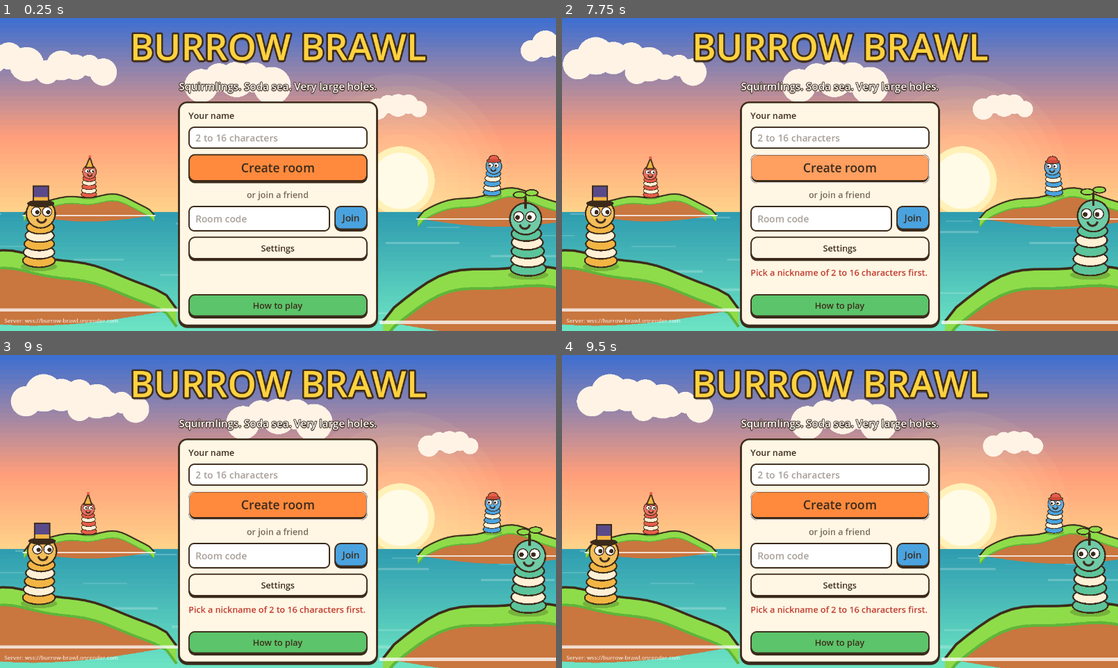
Above: before the commit, frames 1-4 (two rows, left to right).
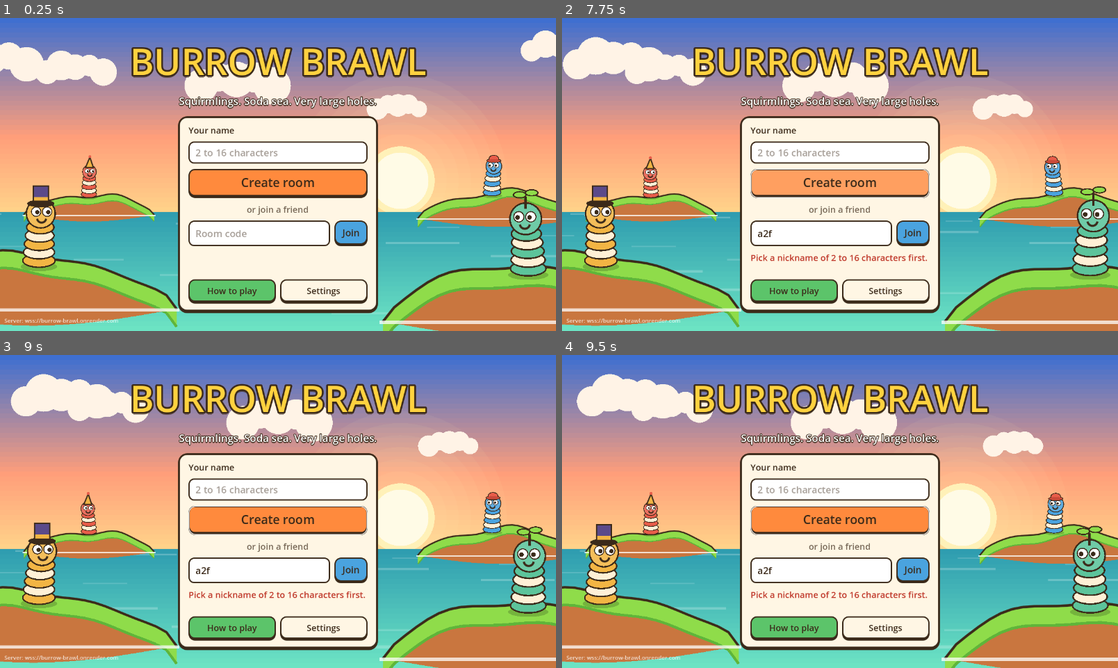
Above: after the commit, the same moments.

Repository: lucascollins-11/burrow-brawl
Game: Godot game, scene res://ui/title.tscn
Two runs of this game, one before a commit and one after it. Both use one fixed random seed, a clock stepped at 60 frames per second and the inputs below.
Inputs (mouse positions are in pixels of both pictures, inside the frame that each line leads up to):
- Up to frame 1 (0.25 s): no input
- Up to frame 2 (7.75 s): click "Settings" at 0.5 s; click "Create room" at 1.25 s; click "Back" at 2 s; tap Enter (backflip) at 2.75 s; move the mouse to (962, 158) at 2.77 s; hold D (move_right) 2.78-3.5 s; tap F (fire) at 2.85, 4.55, 6.05, 7.55 s; click (962, 158) at 2.92 s; tap Space (jump) at 3.02 s; drag from (728, 190) to (812, 237) at 3.52 s; move the mouse to (895, 105) at 4.27 s; hold D (move_right) 4.28-5 s; tap Tab (toggle_aim) at 4.35 s; click (895, 105) at 4.42 s; drag from (812, 237) to (673, 127) at 5.02 s; move the mouse to (1006, 221) at 5.77 s; hold A (move_left) 5.78-6.5 s; tap 2 (weapon_2) at 5.85 s; click (1006, 221) at 5.92 s; drag from (673, 127) to (756, 96) at 6.52 s; move the mouse to (867, 174) at 7.27 s; hold Enter (backflip) from 7.28 s (still down); tap J at 7.35 s; click (867, 174) at 7.42 s
- Up to frame 3 (9 s): release Enter (backflip) at 8 s; drag from (194, 433) to (166, 527) at 8.02 s; move the mouse to (400, 495) at 8.77 s; hold X (fuse_up) from 8.78 s (still down); tap Keypad Enter at 8.85 s; click (400, 495) at 8.92 s
- Up to frame 4 (9.5 s): keep holding X (fuse_up); tap Space (jump) at 9.02 s; tap F (fire) at 9.05 s

The runs differ from the first frame. In frame 1, 22% of the frame differs, in the area x 23-77%, y 4-100%; in frame 2, 23%; in frame 3, 23%; in frame 4, 23%.

Commit message:
Land the team's open work as one change: pause menu, weapon grid, how-to-play, Toybox Harbor, lobby map settings
Adds on top of the merged branches:
- Lobby Match card: map theme, map size, turn time and Squirmlings per team, filled from the
  server's room state; a new map seed is rolled on every start.
- Controls and HUD take the weapon list from match.start instead of a fixed table; weapons that
  need a spot on the map get a ground pick and a target ring; the fire key pops triggerable shots.
- Weapon grid shows the pressed look of the current weapon and adds tiles for server weapons it
  does not know.
- Title: How to play and Settings side by side. How-to-play page title no longer drawn twice.
- CI match plays on Picnic Atoll.

Co-Authored-By: Claude Fable 5.2 <noreply@anthropic.com>
Claude-Session: https://claude.ai/code/session_01E1XdaXQMLWPjvPzGmxNNoj

Diff:
--- a/godot/game/controls.gd
+++ b/godot/game/controls.gd
@@ -25,9 +25,11 @@
 	["fuse_up", "fuse_up"],
 	["fire", "fire_down"],
 ]
+## The weapons known before the server says otherwise. A match replaces the list with the server's
+## catalogue (see set_catalog), so new weapons need no change here.
 const WEAPONS: Array[Dictionary] = [
-	{"id": "acorn-mortar", "name": "Acorn Mortar"},
-	{"id": "fizz-grenade", "name": "Fizz Grenade"},
+	{"id": "acorn-mortar", "name": "Acorn Mortar", "needs": ["charge"]},
+	{"id": "fizz-grenade", "name": "Fizz Grenade", "needs": ["fuse", "charge"]},
 ]
 
 ## False when this player has no control (not their turn, settling, game over).
@@ -41,8 +43,15 @@
 ## Set by the scene while a menu covers the match: held keys stop walking, any charge in progress is
 ## dropped (nothing fires) and key presses are ignored.
 var paused: bool = false
+## Weapons this player can fire, in menu order: {id, name, needs}. `weapon` indexes it.
+var weapons: Array = WEAPONS.duplicate(true)
 var weapon: int = 0
 var fuse_seconds: int = 3
+## Set by the scene each frame for weapons that need a spot on the map: the voxel under the
+## crosshair, or null when the crosshair is on the sky or the sea.
+var target: Variant = null
+
+var _fired_needs_trigger := false
 
 var _queued: Array = []
 var _last_move: int = -1
@@ -57,9 +66,39 @@
 	GameSettings.apply_bindings()
 
 
+## Take the weapon list from match.start (`weapons`): the fireable entries, in the server's order.
+func set_catalog(list: Array) -> void:
+	var keep_id := weapon_id()
+	var out: Array = []
+	for w in list:
+		if w is Dictionary and bool(w.get("fireable", true)):
+			out.append({"id": str(w.get("id", "")), "name": str(w.get("name", "?")), "needs": w.get("needs", [])})
+	if out.is_empty():
+		return
+	weapons = out
+	weapon = 0
+	select_id(keep_id)
+
+
+func weapon_id() -> String:
+	return str(weapons[weapon]["id"])
+
+
+func select_id(id: String) -> bool:
+	for i in range(weapons.size()):
+		if weapons[i]["id"] == id:
+			weapon = i
+			return true
+	return false
+
+
+func needs(what: String) -> bool:
+	return (weapons[weapon].get("needs", []) as Array).has(what)
+
+
 func weapon_name() -> String:
-	var w: Dictionary = WEAPONS[weapon]
-	if w["id"] == "fizz-grenade":
+	var w: Dictionary = weapons[weapon]
+	if needs("fuse"):
 		return "%s (%ds fuse)" % [w["name"], fuse_seconds]
 	return str(w["name"])
 
@@ -131,7 +170,11 @@
 			"weapon1":
 				weapon = 0
 			"weapon2":
-				weapon = 1
+				weapon = mini(1, weapons.size() - 1)
+			"fire_down":
+				# After the shot is away, the fire key pops weapons that burst on command.
+				if not can_fire and _fired_needs_trigger:
+					_queued.append({"k": "trigger"})
 			"fuse_down":
 				fuse_seconds = maxi(1, fuse_seconds - 1)
 			"fuse_up":
@@ -146,7 +189,13 @@
 			"fire_down":
 				if aim == null:
 					_set_aim(CameraMath.new_aim(heading_deg))
-				aim.charging = true
+				elif not needs("charge"):
+					# Nothing to charge: the press itself fires, once there is a spot to aim at.
+					if not needs("target") or target != null:
+						aim.power = 100.0
+						_fire(aim)
+						continue
+				aim.charging = needs("charge")
 				aim.power = 0.0
 			"fire_up":
 				if aim != null and aim.charging:
@@ -182,6 +231,7 @@
 func new_turn() -> void:
 	_last_move = -1
 	_queued = []
+	_fired_needs_trigger = false
 	_set_aim(null)
 
 
@@ -199,7 +249,7 @@
 
 ## The fire command for an aim, as sent in `input.cmds`.
 func fire_cmd(a: CameraMath.AimState) -> Dictionary:
-	var w: Dictionary = WEAPONS[weapon]
+	var w: Dictionary = weapons[weapon]
 	var cmd := {
 		"k": "fire",
 		"weaponId": w["id"],
@@ -207,13 +257,17 @@
 		"pitch": a.pitch_deg,
 		"power": int(roundf(a.power)),
 	}
-	if w["id"] == "fizz-grenade":
+	if needs("fuse"):
 		cmd["fuseSeconds"] = fuse_seconds
+	if needs("target") and target is Vector3:
+		var t: Vector3 = target
+		cmd["target"] = {"x": int(floorf(t.x)), "y": int(floorf(t.y)), "z": int(floorf(t.z))}
 	return cmd
 
 
 func _fire(a: CameraMath.AimState) -> void:
 	_queued.append(fire_cmd(a))
+	_fired_needs_trigger = needs("trigger")
 	_set_aim(null)
 
 
--- a/godot/game/match_scene.gd
+++ b/godot/game/match_scene.gd
@@ -40,6 +40,7 @@
 var _blast_at := Vector3.ZERO
 var _blast_left := 0.0
 var _marker: MeshInstance3D
+var _target_ring: MeshInstance3D
 var _time := 0.0
 var _last_turn := -1
 var _last_tick_second := -1
@@ -79,7 +80,7 @@
 	hud.leave_pressed.connect(_leave)
 	hud.again_pressed.connect(_back_to_lobby)
 	if hud.has_signal("weapon_picked"):
-		hud.connect("weapon_picked", func(i: int) -> void: controls.weapon = i)
+		hud.connect("weapon_picked", func(i: int) -> void: controls.weapon = clampi(i, 0, controls.weapons.size() - 1))
 	_make_marker()
 	_connect_net()
 
@@ -117,6 +118,11 @@
 	vm.set_teams(_teams_from_net(msg.get("teamIds", [])))
 	vm.set_local_teams(_local_teams_from_net(msg.get("teamIds", [])))
 	vm.apply_match_start(msg)
+	# The server lists the weapons; nothing about the arsenal is hardcoded on this side.
+	var catalog: Array = msg.get("weapons", [])
+	if not catalog.is_empty():
+		controls.set_catalog(catalog)
+		hud.set_catalog(catalog)
 	var t: Dictionary = msg.get("terrain", {})
 	_world = Vector2(float(t.get("sizeX", 256)), float(t.get("sizeZ", 256)))
 	if terrain_view == null and ResourceLoader.exists(TERRAIN_SCRIPT):
@@ -352,10 +358,51 @@
 	_marker.material_override = mat
 	_marker.rotation.x = PI  # point down at the critter
 	_marker.visible = false
+	# Where an air strike or a placed item will land.
+	_target_ring = MeshInstance3D.new()
+	_target_ring.name = "TargetRing"
+	var ring := TorusMesh.new()
+	ring.inner_radius = 3.2
+	ring.outer_radius = 4.0
+	_target_ring.mesh = ring
+	var ring_mat := StandardMaterial3D.new()
+	ring_mat.albedo_color = Color("ff5a3d")
+	ring_mat.shading_mode = BaseMaterial3D.SHADING_MODE_UNSHADED
+	ring_mat.no_depth_test = true
+	_target_ring.material_override = ring_mat
+	_target_ring.visible = false
+	add_child(_target_ring)
 	add_child(_marker)
 
 
+## The spot under the crosshair, found by walking along the view ray until it dips under the
+## ground. Null on the sky or the open sea.
+func _pick_ground() -> Variant:
+	var from := camera.global_position
+	var dir := -camera.global_transform.basis.z
+	var step := 1.0
+	var p := from
+	for i in range(700):
+		p += dir * step
+		if p.x < 0.0 or p.z < 0.0 or p.x >= _world.x or p.z >= _world.y:
+			if i > 40 and p.y < vm.sea_y:
+				return null
+			continue
+		var g := ground_y(p.x, p.z)
+		if p.y <= g:
+			return Vector3(p.x, g, p.z) if g > vm.sea_y else null
+		if p.y < vm.sea_y:
+			return null
+	return null
+
+
 func _update_marker(v: Dictionary, active: Dictionary, aim: CameraMath.AimState) -> void:
+	var targeting := aim != null and controls.needs("target")
+	controls.target = _pick_ground() if targeting else null
+	_target_ring.visible = controls.target != null
+	if _target_ring.visible:
+		_target_ring.position = (controls.target as Vector3) + Vector3(0, 0.6, 0)
+		_target_ring.scale = Vector3.ONE * (1.0 + 0.12 * sin(_time * 6.0))
 	_marker.visible = not active.is_empty() and v["phase"] == "control" and aim == null
 	if _marker.visible:
 		var p: Vector3 = active["pos"]
--- a/godot/net/lobby_state.gd
+++ b/godot/net/lobby_state.gd
@@ -29,6 +29,16 @@
 
 func host_id() -> String:
 	return str(room.get("hostId", ""))
+
+
+## The match settings the host has chosen (map theme and size, turn time and so on).
+func settings() -> Dictionary:
+	return room.get("settings", {})
+
+
+## What the server offers for the map: {themes: [{id, name, minSize}], sizes: [int]}.
+func map_options() -> Dictionary:
+	return room.get("mapOptions", {})
 
 
 func members() -> Array:
--- a/godot/net/net.gd
+++ b/godot/net/net.gd
@@ -97,6 +97,11 @@
 
 func set_ready(ready: bool) -> void:
 	_send("lobby.ready", {"ready": ready})
+
+
+## Host only: change some match settings. The server answers with a new room state.
+func set_settings(patch: Dictionary) -> void:
+	_send("lobby.setSettings", {"patch": patch})
 
 
 func add_team() -> void:
--- a/godot/tests/e2e/e2e_match.gd
+++ b/godot/tests/e2e/e2e_match.gd
@@ -68,7 +68,7 @@
 		return false
 
 	# Short turns and a fixed map, as in the server's own two-player tests.
-	a.call("_send", "lobby.setSettings", {"patch": {"turnSeconds": 90, "crittersPerTeam": 2, "mapSeed": 99}})
+	a.call("_send", "lobby.setSettings", {"patch": {"turnSeconds": 90, "crittersPerTeam": 2, "mapSeed": 99, "mapTheme": "picnic-atoll", "mapSize": 256}})
 	a.set_ready(true)
 	b.set_ready(true)
 	if not await _until(func() -> bool: return a.lobby.can_start(), "the room to be startable"):
--- a/godot/ui/how_to_play.gd
+++ b/godot/ui/how_to_play.gd
@@ -101,7 +101,7 @@
 	box.add_child(_art)
 
 	_title = Label.new()
-	_title.label_settings = MenuStyle.heading(24, MenuStyle.INK, 0)
+	_title.add_theme_font_size_override("font_size", 26)
 	box.add_child(_title)
 
 	_text = Label.new()
--- a/godot/ui/hud/hud.gd
+++ b/godot/ui/hud/hud.gd
@@ -27,6 +27,7 @@
 var _weapon_menu_button: Button
 var _weapon_buttons: Array[Button] = []
 var _weapon_names: Array[String] = ["Acorn Mortar", "Fizz Grenade"]
+var _weapon_list: Array = Controls.WEAPONS.duplicate(true)
 ## Ammo per weapon id for the grid (-1 is unlimited). Only what the sim can fire today; the match
 ## replaces this with the real table through set_arsenal().
 var _arsenal: Dictionary = {"acorn-mortar": -1, "fizz-grenade": -1}
@@ -192,16 +193,35 @@
 		_weapon_grid.set_ammo(ammo)
 
 
+## The server's weapon list (match.start `weapons`). Fireable entries become pickable in the grid,
+## with their ammo; the index sent by weapon_picked counts through them in the same order Controls
+## uses.
+func set_catalog(list: Array) -> void:
+	var fireable: Array = []
+	var ammo := {}
+	for w in list:
+		if w is Dictionary and bool(w.get("fireable", true)):
+			fireable.append({"id": str(w.get("id", "")), "name": str(w.get("name", "?"))})
+			if _weapon_grid != null:
+				_weapon_grid.ensure_item(w)
+			var n: Variant = w.get("ammo", null)
+			ammo[str(w.get("id", ""))] = -1 if n == null else int(n)
+	if fireable.is_empty():
+		return
+	_weapon_list = fireable
+	set_arsenal(ammo)
+
+
 func _weapon_id(index: int) -> String:
-	if index >= 0 and index < Controls.WEAPONS.size():
-		return str(Controls.WEAPONS[index]["id"])
+	if index >= 0 and index < _weapon_list.size():
+		return str(_weapon_list[index]["id"])
 	return ""
 
 
 ## A grid pick becomes the same weapon_picked(index) the quick slots send, when Controls knows it.
 func _on_weapon_id_picked(id: String) -> void:
-	for i in range(Controls.WEAPONS.size()):
-		if Controls.WEAPONS[i]["id"] == id:
+	for i in range(_weapon_list.size()):
+		if _weapon_list[i]["id"] == id:
 			weapon_picked.emit(i)
 			return
 
@@ -256,8 +276,8 @@
 		_power_bar.value = aim.power
 	for i in range(_weapon_buttons.size()):
 		_weapon_buttons[i].set_pressed_no_signal(_weapon_names[i] == weapon_name)
-	for i in range(_weapon_names.size()):
-		if weapon_name.begins_with(_weapon_names[i]):
+	for i in range(_weapon_list.size()):
+		if weapon_name.begins_with(str(_weapon_list[i]["name"])):
 			_weapon_grid.set_current(_weapon_id(i))
 	_skip.disabled = not (v["my_turn"] and (v["phase"] == "control" or v["phase"] == "retreat"))
 	_hint.text = "" if over else hint
--- a/godot/ui/hud/weapon_grid.gd
+++ b/godot/ui/hud/weapon_grid.gd
@@ -14,6 +14,7 @@
 var _current := ""
 var _tiles: Dictionary = {}  # id -> Button
 var _desc: Label
+var _grid: GridContainer
 
 
 func _ready() -> void:
@@ -23,6 +24,7 @@
 	col.add_theme_constant_override("separation", 8)
 	add_child(col)
 	var grid := GridContainer.new()
+	_grid = grid
 	grid.columns = COLUMNS
 	grid.add_theme_constant_override("h_separation", 6)
 	grid.add_theme_constant_override("v_separation", 6)
@@ -93,6 +95,19 @@
 	return out
 
 
+## Make sure a weapon the server offers has a tile, even when the built-in list does not know it.
+## `it` is {id, name, description} from the server's catalogue.
+func ensure_item(it: Dictionary) -> void:
+	var id := str(it.get("id", ""))
+	if id == "" or _tiles.has(id) or _grid == null:
+		return
+	var tile := _make_tile(
+		{"id": id, "name": str(it.get("name", id)), "cat": "artillery", "desc": str(it.get("description", ""))}
+	)
+	_grid.add_child(tile)
+	_tiles[id] = tile
+
+
 ## ammo: item id -> count (-1 unlimited). Items not in the table are unavailable.
 func set_ammo(ammo: Dictionary) -> void:
 	_ammo = ammo
@@ -147,8 +162,9 @@
 		var n := int(_ammo.get(id, 0))
 		b.disabled = n == 0
 		b.modulate = Color.WHITE if n != 0 else Color(1, 1, 1, 0.45)
+		# Toggle mode first, or the pressed look of the current weapon would not stick.
+		b.toggle_mode = true
 		b.set_pressed_no_signal(id == _current)
-		b.toggle_mode = false
 		var ammo := b.get_node_or_null("Ammo") as Label
 		if ammo != null:
 			ammo.text = WeaponCatalog.ammo_label(n) if n != 0 or _ammo.has(id) else ""
--- a/godot/ui/lobby.gd
+++ b/godot/ui/lobby.gd
@@ -3,6 +3,8 @@
 
 const TITLE_SCENE := "res://ui/title.tscn"
 const MATCH_SCENE := "res://game/match_scene.tscn"
+const TURN_CHOICES: Array[int] = [20, 30, 45, 60, 90]
+const SIZE_WORDS: Array[String] = ["Small", "Medium", "Large"]
 
 var _code_label: Label
 var _phase_label: Label
@@ -13,6 +15,10 @@
 var _remove_button: Button
 var _start_button: Button
 var _status: Label
+var _theme_pick: OptionButton
+var _size_pick: OptionButton
+var _turn_pick: OptionButton
+var _count_pick: OptionButton
 
 
 func _ready() -> void:
@@ -80,10 +86,33 @@
 	_add_button = _button(team_buttons, "Add team", _on_add_pressed)
 	_remove_button = _button(team_buttons, "Remove last team", _on_remove_pressed)
 
-	var players_col := MenuStyle.card(cards, "Players")
+	var side := VBoxContainer.new()
+	side.add_theme_constant_override("separation", 16)
+	side.size_flags_horizontal = Control.SIZE_EXPAND_FILL
+	cards.add_child(side)
+	var players_col := MenuStyle.card(side, "Players")
+	(players_col.get_parent() as Control).size_flags_vertical = Control.SIZE_EXPAND_FILL
 	_members_box = VBoxContainer.new()
 	_members_box.add_theme_constant_override("separation", 8)
 	players_col.add_child(_members_box)
+
+	# Match setup: the host picks, everyone sees.
+	var setup := MenuStyle.card(side, "Match")
+	var grid := GridContainer.new()
+	grid.columns = 2
+	grid.add_theme_constant_override("h_separation", 14)
+	grid.add_theme_constant_override("v_separation", 8)
+	setup.add_child(grid)
+	_theme_pick = _setting(grid, "Map", "mapTheme")
+	_size_pick = _setting(grid, "Size", "mapSize")
+	_turn_pick = _setting(grid, "Turn time", "turnSeconds")
+	for secs in TURN_CHOICES:
+		_turn_pick.add_item("%d seconds" % secs)
+		_turn_pick.set_item_metadata(_turn_pick.item_count - 1, secs)
+	_count_pick = _setting(grid, "Squirmlings each", "crittersPerTeam")
+	for n in range(1, 5):
+		_count_pick.add_item(str(n))
+		_count_pick.set_item_metadata(_count_pick.item_count - 1, n)
 
 	# Footer: status on the left, the two big actions on the right.
 	var footer := HBoxContainer.new()
@@ -109,6 +138,7 @@
 	_phase_label.text = _phase_text(lobby.phase())
 	_rebuild_members()
 	_rebuild_teams()
+	_refresh_setup()
 
 	var is_ready := bool(lobby.me().get("ready", false))
 	_ready_button.text = "Not ready" if is_ready else "Ready"
@@ -127,6 +157,56 @@
 			_status.text = "" if lobby.can_start() else "Everyone needs a team and to press Ready."
 		else:
 			_status.text = "Waiting for the host to start." if is_ready else "Take a seat on a team, then press Ready."
+
+
+## One labelled drop-down in the Match card. Picking an entry sends that setting to the server.
+func _setting(grid: GridContainer, title: String, key: String) -> OptionButton:
+	var label := Label.new()
+	label.text = title
+	grid.add_child(label)
+	var pick := OptionButton.new()
+	pick.size_flags_horizontal = Control.SIZE_EXPAND_FILL
+	pick.item_selected.connect(
+		func(index: int) -> void: Net.set_settings({key: pick.get_item_metadata(index)})
+	)
+	grid.add_child(pick)
+	return pick
+
+
+## Fill the map drop-downs from what the server offers, and show the current choices. Only the
+## host can change them.
+func _refresh_setup() -> void:
+	var lobby := Net.lobby
+	var options := lobby.map_options()
+	var themes: Array = options.get("themes", [])
+	var sizes: Array = options.get("sizes", [])
+	if _theme_pick.item_count != themes.size() + 1:
+		_theme_pick.clear()
+		_theme_pick.add_item("Random")
+		_theme_pick.set_item_metadata(0, "random")
+		for t: Dictionary in themes:
+			_theme_pick.add_item(str(t.get("name", t.get("id", "?"))))
+			_theme_pick.set_item_metadata(_theme_pick.item_count - 1, str(t.get("id", "")))
+	if _size_pick.item_count != sizes.size():
+		_size_pick.clear()
+		for i in range(sizes.size()):
+			var edge := int(sizes[i])
+			var word: String = SIZE_WORDS[i] if i < SIZE_WORDS.size() else str(edge)
+			_size_pick.add_item(word)
+			_size_pick.set_item_metadata(i, edge)
+	var current := lobby.settings()
+	var can_edit := lobby.is_host() and lobby.phase() == "lobby"
+	for pair in [[_theme_pick, "mapTheme"], [_size_pick, "mapSize"], [_turn_pick, "turnSeconds"], [_count_pick, "crittersPerTeam"]]:
+		var pick: OptionButton = pair[0]
+		pick.disabled = not can_edit
+		var want: Variant = current.get(pair[1], null)
+		for i in range(pick.item_count):
+			var have: Variant = pick.get_item_metadata(i)
+			# Numbers arrive from JSON as floats; compare as text for ids and as numbers otherwise.
+			var same: bool = str(have) == str(want) if have is String else (want != null and int(have) == int(want))
+			if same:
+				pick.select(i)
+				break
 
 
 func _phase_text(phase: String) -> String:
@@ -266,6 +346,8 @@
 
 
 func _on_start_pressed() -> void:
+	# A fresh map every match: roll a new seed just before starting.
+	Net.set_settings({"mapSeed": randi()})
 	Net.start_match()
 
 
--- a/godot/ui/menu_style.gd
+++ b/godot/ui/menu_style.gd
@@ -39,6 +39,16 @@
 	t.set_color("font_focus_color", "Button", INK)
 	t.set_color("font_disabled_color", "Button", Color(INK, 0.45))
 	t.set_font_size("font_size", "Button", 20)
+
+	_button_styles(t, "OptionButton", CREAM)
+	for c in ["font_color", "font_hover_color", "font_pressed_color", "font_focus_color"]:
+		t.set_color(c, "OptionButton", INK)
+	t.set_color("font_disabled_color", "OptionButton", Color(INK, 0.7))
+	t.set_stylebox("panel", "PopupMenu", box(CREAM, 12, 3, 6, 0))
+	t.set_stylebox("hover", "PopupMenu", box(PAPER.darkened(0.08), 8, 0, 2, 0))
+	for c in ["font_color", "font_hover_color"]:
+		t.set_color(c, "PopupMenu", INK)
+	t.set_font_size("font_size", "PopupMenu", 20)
 
 	var edit := box(Color.WHITE, 12, 3, 10, 0)
 	var edit_focus := box(Color.WHITE, 12, 3, 10, 0)
--- a/godot/ui/title.gd
+++ b/godot/ui/title.gd
@@ -86,21 +86,27 @@
 	_join_button.pressed.connect(_on_join_pressed)
 	join_row.add_child(_join_button)
 
-	var settings_button := Button.new()
-	settings_button.text = "Settings"
-	settings_button.pressed.connect(_open_settings)
-	box.add_child(settings_button)
 
 	_status = Label.new()
 	_status.autowrap_mode = TextServer.AUTOWRAP_WORD_SMART
 	_status.custom_minimum_size = Vector2(0, 52)
 	box.add_child(_status)
 
+	# Two smaller buttons side by side under the main actions.
+	var extras := HBoxContainer.new()
+	extras.add_theme_constant_override("separation", 10)
+	box.add_child(extras)
 	var help_button := Button.new()
 	help_button.text = "How to play"
+	help_button.size_flags_horizontal = Control.SIZE_EXPAND_FILL
 	MenuStyle.paint(help_button, MenuStyle.GREEN, 20)
 	help_button.pressed.connect(_on_help_pressed)
-	box.add_child(help_button)
+	extras.add_child(help_button)
+	var settings_button := Button.new()
+	settings_button.text = "Settings"
+	settings_button.size_flags_horizontal = Control.SIZE_EXPAND_FILL
+	settings_button.pressed.connect(_open_settings)
+	extras.add_child(settings_button)
 
 	var server_label := Label.new()
 	server_label.text = "Server: " + NetConfig.server_base()
@@ -115,7 +121,6 @@
 	var menu := SettingsMenu.new()
 	menu.closed.connect(menu.queue_free)
 	add_child(menu)
-
 
 
 func _on_help_pressed() -> void:
